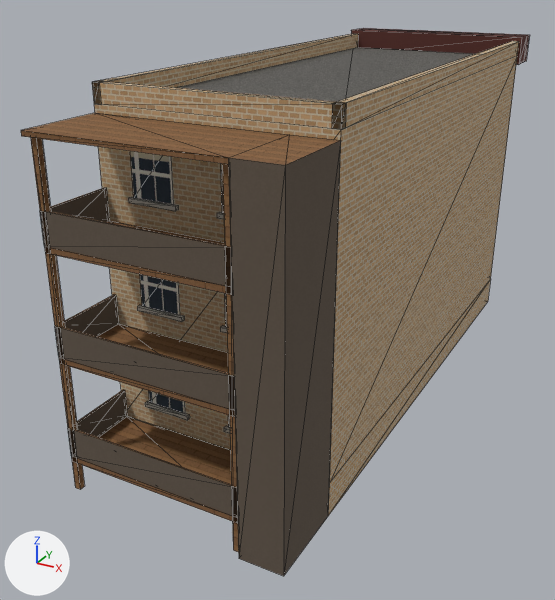
The glTF model assets/verda/city/north/three_flat_grey_1.glb: old version first, new version second.
Rendered twice from a camera (50 mm lens) standing at (11.3, -25.8, 15.0) and looking at (-1.4, -2.6, 3.4). Every picture has the same lights, and +X, +Y and +Z are marked at lower left. The first picture is the older version. Mesh edges are drawn as thin lines. Vertices at exactly the same position are counted once.

The older version as bpy lines, for what is in view:
```python
mat_slats = principled_material('slats')
mat_slats.texture = img_image_10
mat_slats.roughness = 1.0
me_three_flat_grey_1 = bpy.data.meshes.new('three_flat_grey_1')
me_three_flat_grey_1.from_pydata(...)  # 642 vertices, 906 faces; spans x -3.9..3.9, y -11.8..10.8, z 0.0..12.1
me_three_flat_grey_1.materials.append(mat_glass)  # picture img_image_0
me_three_flat_grey_1.materials.append(mat_stone)  # picture img_image_1
me_three_flat_grey_1.materials.append(mat_rustic)  # picture img_image_2
me_three_flat_grey_1.materials.append(mat_side)  # picture img_image_3
me_three_flat_grey_1.materials.append(mat_roof)  # picture img_image_4
me_three_flat_grey_1.materials.append(mat_cornice)  # picture img_image_5
me_three_flat_grey_1.materials.append(mat_trim)  # picture img_image_6
me_three_flat_grey_1.materials.append(mat_door)  # picture img_image_7
me_three_flat_grey_1.materials.append(mat_iron)  # picture img_image_8
me_three_flat_grey_1.materials.append(mat_porch)  # picture img_image_9
me_three_flat_grey_1.materials.append(mat_slats)  # picture img_image_10
ob_three_flat_grey_1 = bpy.data.objects.new('three_flat_grey_1', me_three_flat_grey_1)
ob_three_flat_grey_1.location = (0.0, 0.0, 0.0)
```
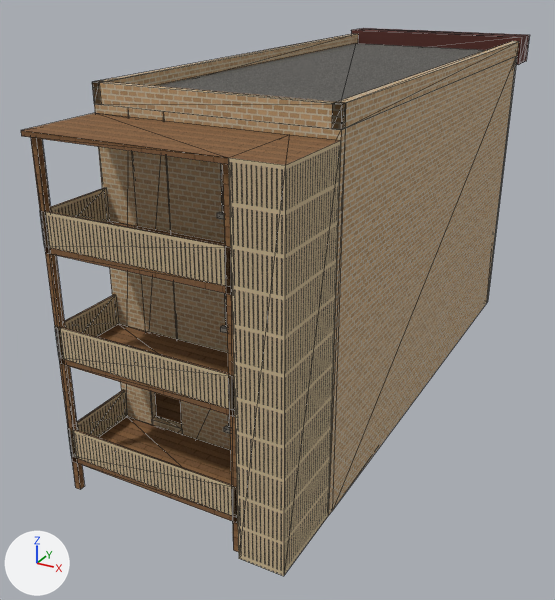
Pixel boxes [x1, y1, x2, y2] of what changed, in the pictures (555 x 600 px):
'three_flat_grey_1', surface changed, reshaped (lighter): [21, 28, 529, 576] in both
part 1 of me_three_flat_grey_1, deleted: before [128, 151, 190, 420]
part 2 of me_three_flat_grey_1, reshaped: before [94, 47, 517, 516]; after [94, 43, 517, 516]

The change, as a diff of the scene's bpy script:
```diff
--- a/assets/verda/city/north/three_flat_grey_1.glb.py
+++ b/assets/verda/city/north/three_flat_grey_1.glb.py
@@ img_image_12 @@
+img_image_12 = load_image('Image_12', '_unpacked/Image_12', 64, 64, 'sRGB')
@@ mat_slats @@
 mat_slats = principled_material('slats')
-mat_slats.texture = img_image_10
+mat_slats.texture = img_image_12
 mat_slats.roughness = 1.0
@@ mat_plaster @@
+mat_plaster = principled_material('plaster')
+mat_plaster.texture = img_image_8
+mat_plaster.roughness = 1.0
@@ mat_stair @@
+mat_stair = principled_material('stair')
+mat_stair.texture = img_image_10
+mat_stair.roughness = 1.0
@@ mat_floor @@
+mat_floor = principled_material('floor')
+mat_floor.texture = img_image_9
+mat_floor.roughness = 1.0
@@ me_three_flat_grey_1 @@
 # used by ob_three_flat_grey_1; location = (0.0, 0.0, 0.0)
-me_three_flat_grey_1.from_pydata(...)  # 642 vertices, 906 faces; spans x -3.9..3.9, y -11.8..10.8, z 0.0..12.1
+me_three_flat_grey_1.from_pydata(...)  # 874 vertices, 1428 faces; spans x -3.9..3.9, y -11.8..10.8, z 0.0..12.1
+# me_three_flat_grey_1 part 1: 9 loose pieces with 60 vertices, spanning x -2.7..-1.1, y -9.1..-9.0, z 1.9..10.8, are deleted
+# me_three_flat_grey_1 part 2
+# 6 vertices are removed from x -3.8..3.8, y -9.0..9.1, z 1.2..3.7
+# 20 faces are deleted
+# 2 vertices move within x 0.9..2.6, y 9.1, z 3.8
+# 56 vertices are added at x -3.8..3.8, y -9.0..9.0, z 0.0..11.6
+# 40 new faces join them, mat_stone (picture img_image_1)
+# 2 new faces join them, mat_rustic (picture img_image_2)
+# 60 new faces join them, mat_side (picture img_image_3)
+# 2 new faces join them, mat_roof (picture img_image_4)
+# 22 new faces join them, mat_plaster (picture img_image_8)
+# 2 new faces join them, mat_floor (picture img_image_9)
+# other edits to the shape of me_three_flat_grey_1 do not show in these pictures
 me_three_flat_grey_1.materials.append(mat_glass)
@@ me_three_flat_grey_1 @@
 me_three_flat_grey_1.materials.append(mat_trim)
-me_three_flat_grey_1.materials.append(mat_door)  # picture img_image_7
 me_three_flat_grey_1.materials.append(mat_iron)
@@ me_three_flat_grey_1 @@
 me_three_flat_grey_1.materials.append(mat_slats)
+me_three_flat_grey_1.materials.append(mat_plaster)  # picture img_image_8
+me_three_flat_grey_1.materials.append(mat_floor)  # picture img_image_9
+me_three_flat_grey_1.materials.append(mat_stair)  # picture img_image_10
```
